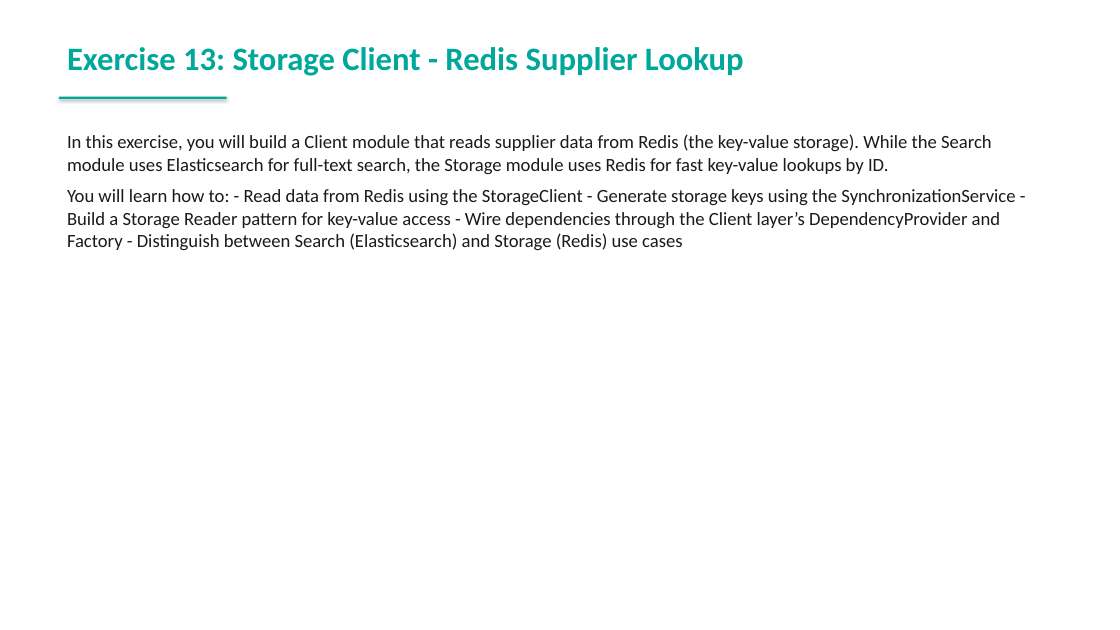
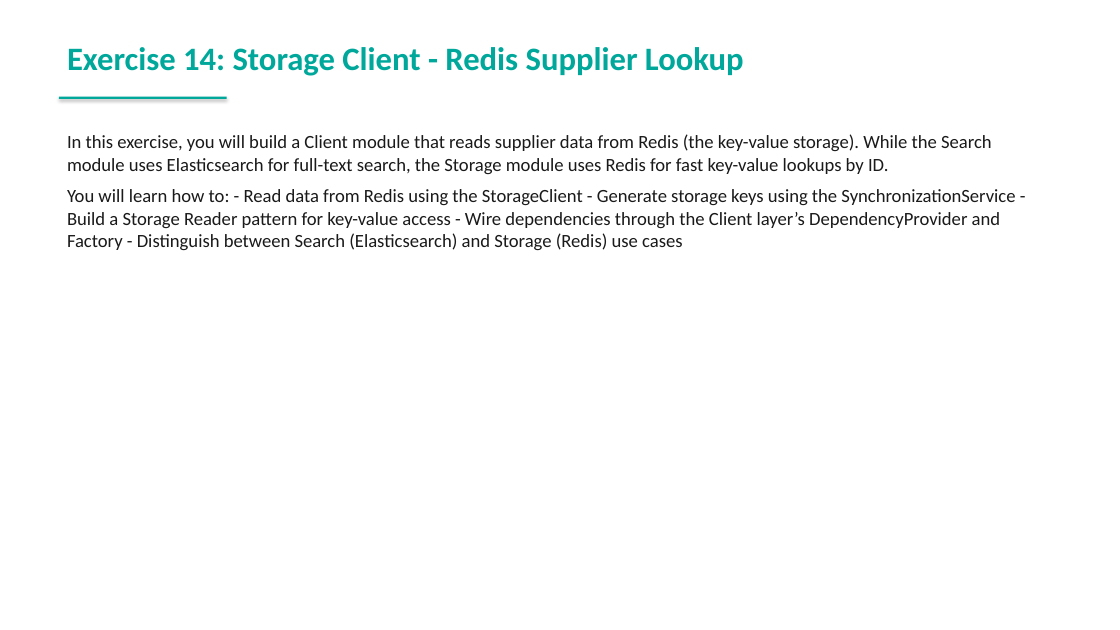
Before and after one commit to spryker-academy/instructor-exercises, a slide deck: slide 154 of guides-pptx/spryker-academy-professional.pptx. Drawn at 1120x630 pixels with LibreOffice and Linux fonts; fonts in the diff are those of the drawing. Boxes give left, top, right and bottom in pixels: in the first picture for what was removed or moved away, otherwise in the second. Text is boxed around its words. In the diff, an @@ line names an element or a change of style, - is before the commit and + after.

```diff
--- a/guides-pptx/spryker-academy-professional.pptx
+++ b/guides-pptx/spryker-academy-professional.pptx
@@ text at bbox=[67, 47, 744, 76]: text changed @@
-Exercise 13: Storage Client - Redis Supplier Lookup
+Exercise 14: Storage Client - Redis Supplier Lookup
```
Also in this commit, not shown: 1 other slide changed, 46 slides added, 14 other files.
